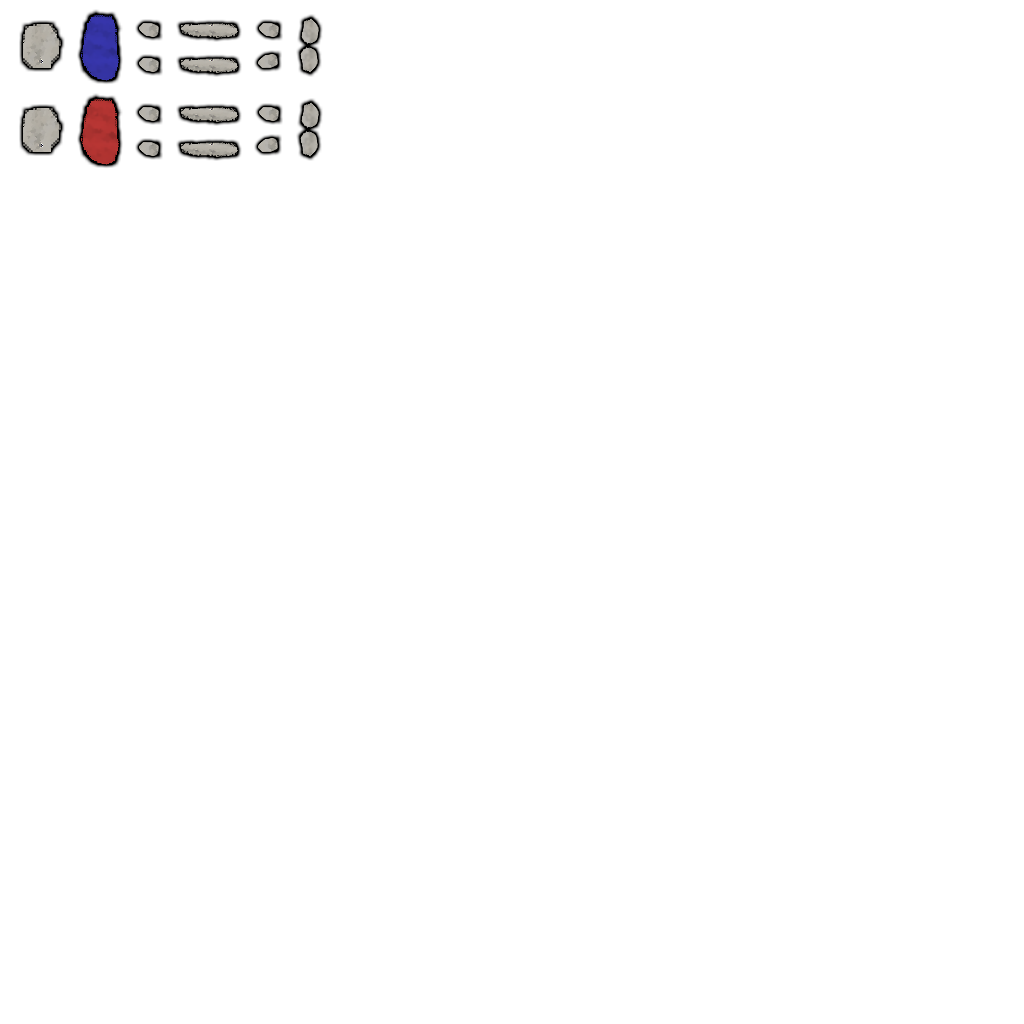
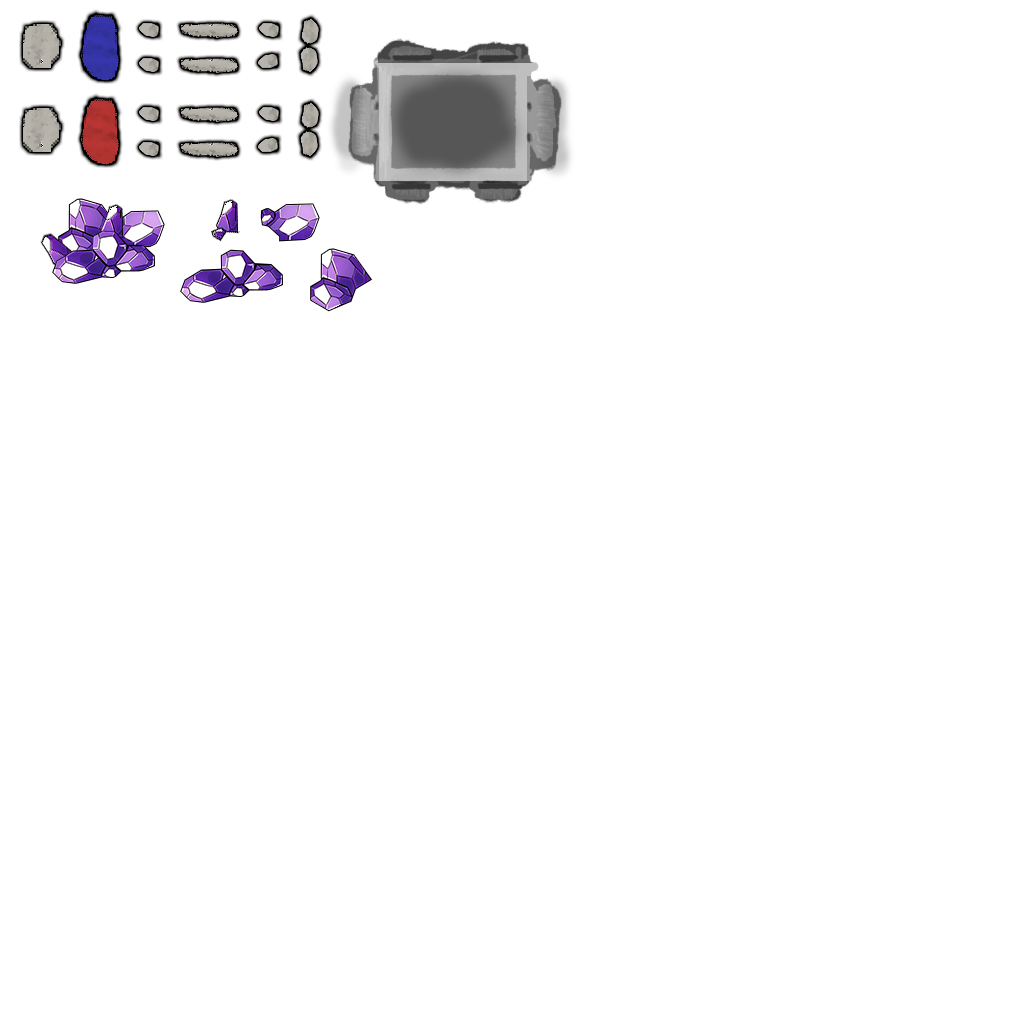
Two versions of the same layered image (1024px x 1024px). Layer-by-layer changes:
added layer "Layer 6" (36%) above "Cart" over left=375, top=55, right=539, bottom=192
added layer "Cart" above "Crystals" over left=328, top=37, right=574, bottom=205
added group "Crystals" with 9 layers above "Red" over left=40, top=198, right=372, bottom=312
added layer "Layer 2 copy" in group "Crystals" over left=180, top=249, right=284, bottom=303
added layer "Layer 2" in group "Crystals" over left=51, top=230, right=156, bottom=284
added layer "Layer 5 copy" in group "Crystals" over left=40, top=232, right=76, bottom=276
added layer "Layer 5 copy 2" in group "Crystals" over left=211, top=198, right=240, bottom=243
added layer "Layer 5" in group "Crystals" over left=94, top=203, right=125, bottom=248
added layer "Layer 3 copy" in group "Crystals" over left=310, top=248, right=372, bottom=312
added layer "Layer 3" in group "Crystals" over left=57, top=198, right=121, bottom=262
added layer "Layer 4 copy" in group "Crystals" over left=260, top=203, right=320, bottom=242
added layer "Layer 4" in group "Crystals" over left=105, top=210, right=165, bottom=249
